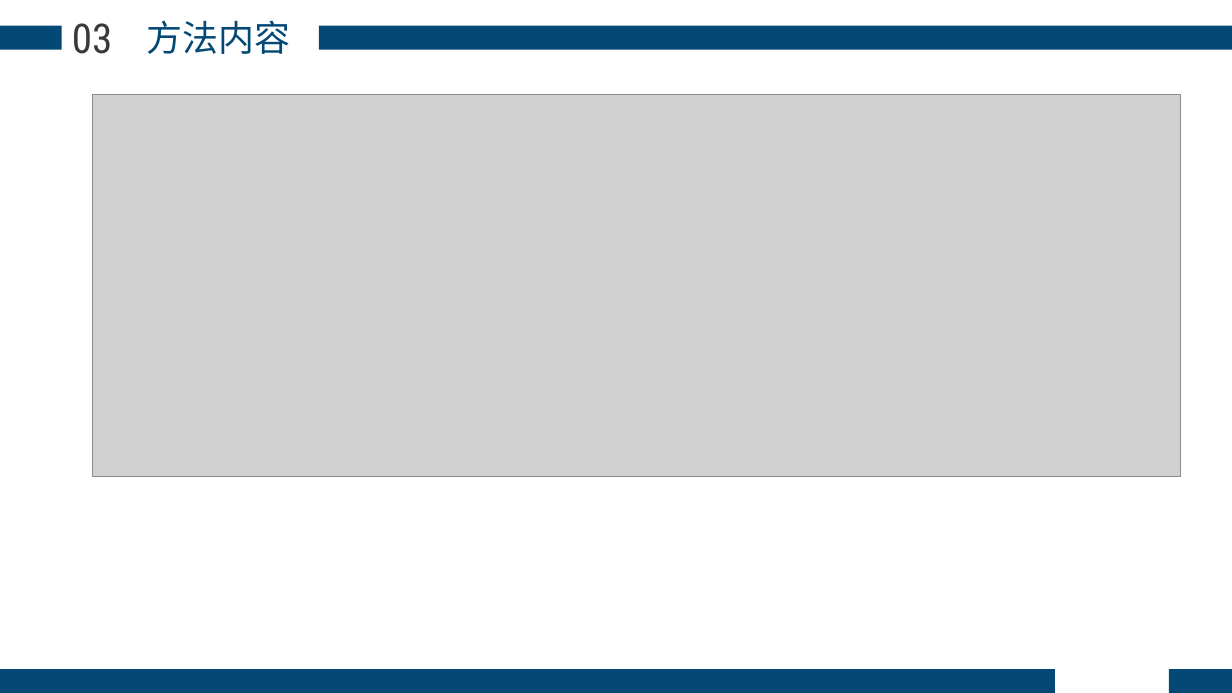
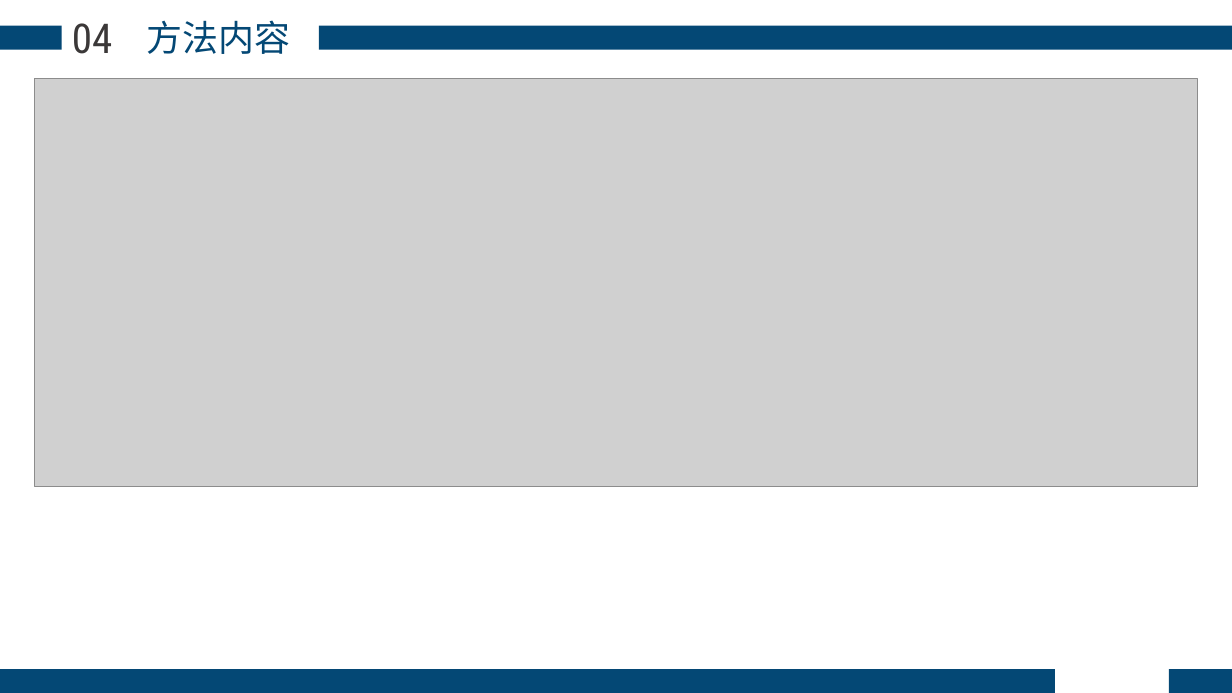
Before and after one commit to phuan-s/remote-repo, a slide deck: slide 10 of 研一上论文分享.pptx (slide 9 before the commit). Drawn at 1232x693 pixels with LibreOffice and Linux fonts; fonts in the diff are those of the drawing; grey boxes stand for pictures. Boxes give left, top, right and bottom in pixels: in the first picture for what was removed or moved away, otherwise in the second. Text is boxed around its words. In the diff, an @@ line names an element or a change of style, - is before the commit and + after.

```diff
--- a/研一上论文分享.pptx
+++ b/研一上论文分享.pptx
@@ text at box(72, 23, 112, 54): text changed @@
-03
+04
@@ picture: place and size @@
-picture at box(92, 95, 1181, 477)
+picture at box(35, 79, 1198, 486)
```
Also in this commit, not shown: 2 other slides changed, 1 slide added, 15 other files.
